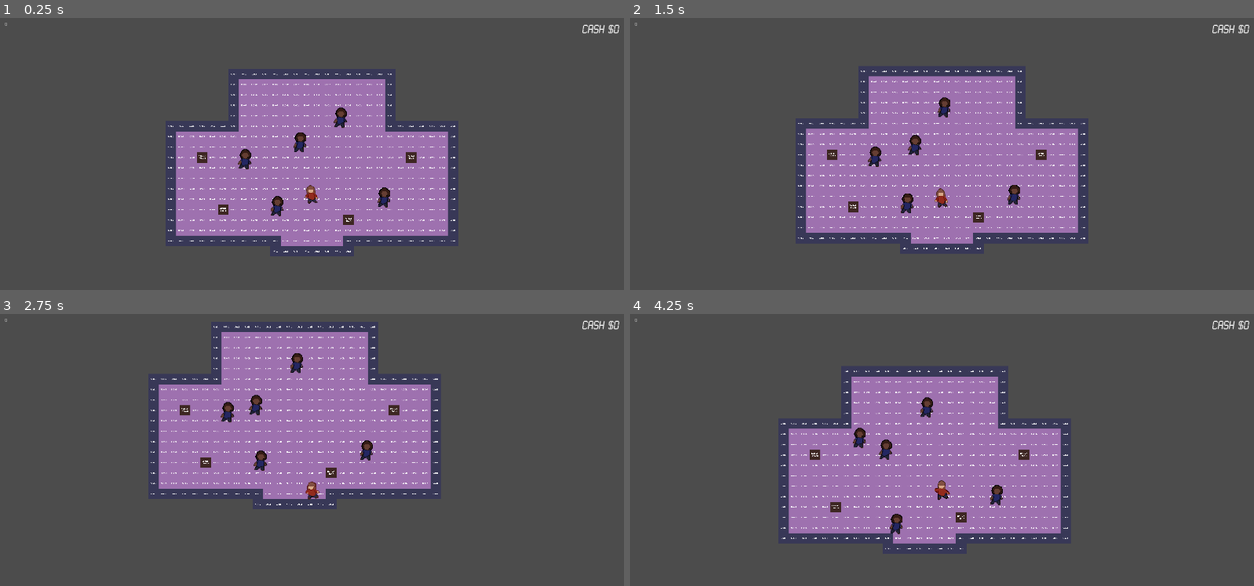
Above: before the commit, frames 1-4 (two rows, left to right).
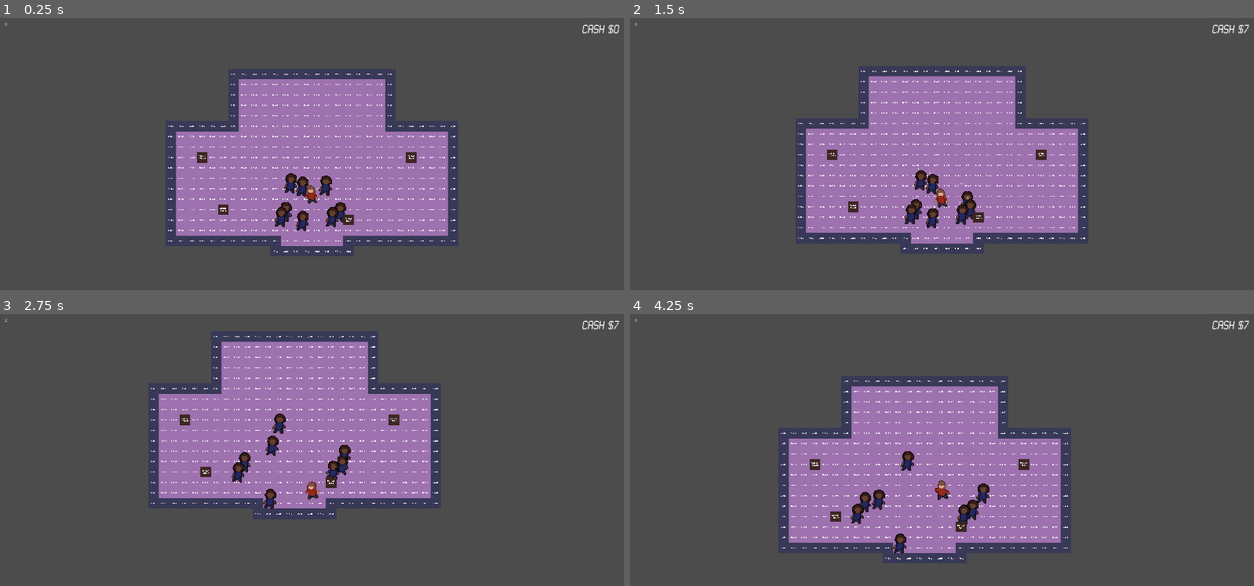
Above: after the commit, the same moments.

Repository: silentcoder99/LD46
Game: Godot game, scene res://Main.tscn
Two runs of this game, one before a commit and one after it. Both use one fixed random seed, a clock stepped at 60 frames per second and the inputs below.
Inputs:
- Up to frame 1 (0.25 s): no input
- Up to frame 2 (1.5 s): tap Enter at 0.5 s; hold Right (ui_right) 0.53-1.28 s; hold E (dance) 0.53-1.28 s; hold Down (ui_down) from 1.28 s (still down); tap E (dance) at 1.35 s
- Up to frame 3 (2.75 s): release Down (ui_down) at 2.03 s; hold Right (ui_right) from 2.03 s (still down); hold Space (shoo) from 2.03 s (still down); tap E (dance) at 2.3 s
- Up to frame 4 (4.25 s): release Right (ui_right) at 2.78 s; release Space (shoo) at 2.78 s; hold Up (ui_up) 2.78-3.53 s; tap E (dance) at 2.85 s; hold Left (ui_left) from 3.53 s (still down); hold E (dance) from 3.53 s (still down)

The runs differ from the first frame. In frame 1, 1.4% of the frame differs, in the area x 38-63%, y 32-79%; in frame 2, 1.4%; in frame 3, 6.4%; in frame 4, 6.4%, in the area x 24-100%, y 2-91%.

Commit message:
Fix animation bug

Diff:
--- a/Main.tscn
+++ b/Main.tscn
@@ -14,7 +14,8 @@
 
 [node name="Main" type="Node2D"]
 script = ExtResource( 1 )
-spawn_area = 300
+spawn_amount = 8
+spawn_area = 100
 Partier = ExtResource( 2 )
 time_limit = 3000
 
@@ -64,18 +65,3 @@
 tile_data = PoolIntArray( -196619, 1, 0, -262135, 1, 0, 131063, 1, 0, 131075, 1, 0 )
 
 [node name="Player" parent="YSort" instance=ExtResource( 5 )]
-
-[node name="Partier2" parent="YSort" instance=ExtResource( 2 )]
-position = Vector2( -208, -105 )
-
-[node name="Partier3" parent="YSort" instance=ExtResource( 2 )]
-position = Vector2( 218, 12 )
-
-[node name="Partier4" parent="YSort" instance=ExtResource( 2 )]
-position = Vector2( 85, -233 )
-
-[node name="Partier5" parent="YSort" instance=ExtResource( 2 )]
-position = Vector2( -108.906, 38.4682 )
-
-[node name="Partier" parent="YSort" instance=ExtResource( 2 )]
-position = Vector2( -39.0998, -157.654 )
--- a/Partier.gd
+++ b/Partier.gd
@@ -76,16 +76,12 @@
 	$MoveDurationTimer.start()
 
 func _on_MoveTimer_timeout():
-	print("Moving!")
-
 	move_direction = Vector2(1, 0).rotated(rand_range(0, 2 * PI));
 	moving = true
 	$MoveDurationTimer.wait_time = rand_range(min_move_duration, max_move_duration)
 	$MoveDurationTimer.start()
 
 func _on_MoveDurationTimer_timeout():
-	print("Not moving!")
-
 	moving = false
 
 	$MoveTimer.wait_time = rand_range(min_move_delay, max_move_delay)
--- a/Partier.tscn
+++ b/Partier.tscn
@@ -10,11 +10,11 @@
 [sub_resource type="PhysicsMaterial" id=1]
 friction = 0.0
 
-[sub_resource type="Animation" id=3]
+[sub_resource type="Animation" id=2]
 resource_name = "dance"
 loop = true
 tracks/0/type = "value"
-tracks/0/path = NodePath("../Partier/Sprite:texture")
+tracks/0/path = NodePath("Sprite:texture")
 tracks/0/interp = 1
 tracks/0/loop_wrap = true
 tracks/0/imported = false
@@ -62,17 +62,17 @@
 wait_time = 0.05
 one_shot = true
 
+[node name="AnimationPlayer" type="AnimationPlayer" parent="."]
+anims/dance = SubResource( 2 )
+
 [node name="Sprite" type="Sprite" parent="."]
 scale = Vector2( 2, 2 )
 texture = ExtResource( 3 )
 
-[node name="AnimationPlayer" type="AnimationPlayer" parent="."]
-anims/dance = SubResource( 3 )
-
 [node name="CollisionShape2D" type="CollisionShape2D" parent="."]
 position = Vector2( 0, 20 )
 scale = Vector2( 4, 4 )
-shape = SubResource( 2 )
+shape = SubResource( 3 )
 
 [node name="MoveDurationTimer" type="Timer" parent="."]
 one_shot = true
Not shown: 2 places in Main.tscn that only renumber resources
Not shown: 1 places in Partier.tscn that only renumber resources
